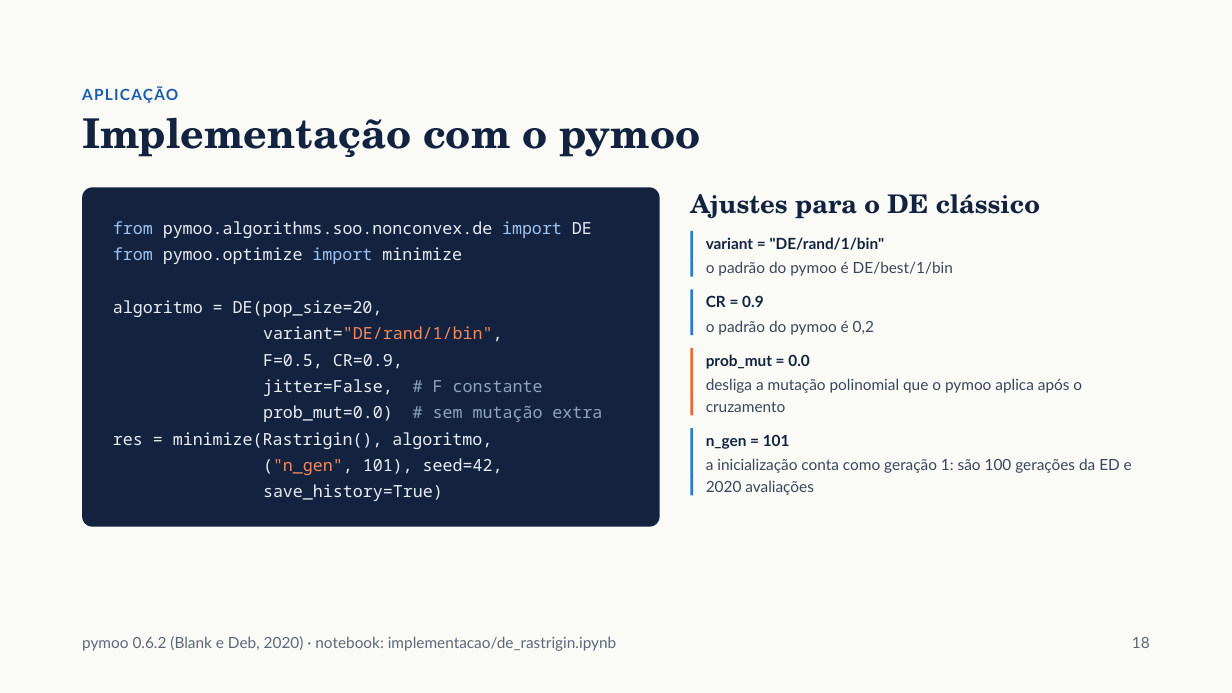
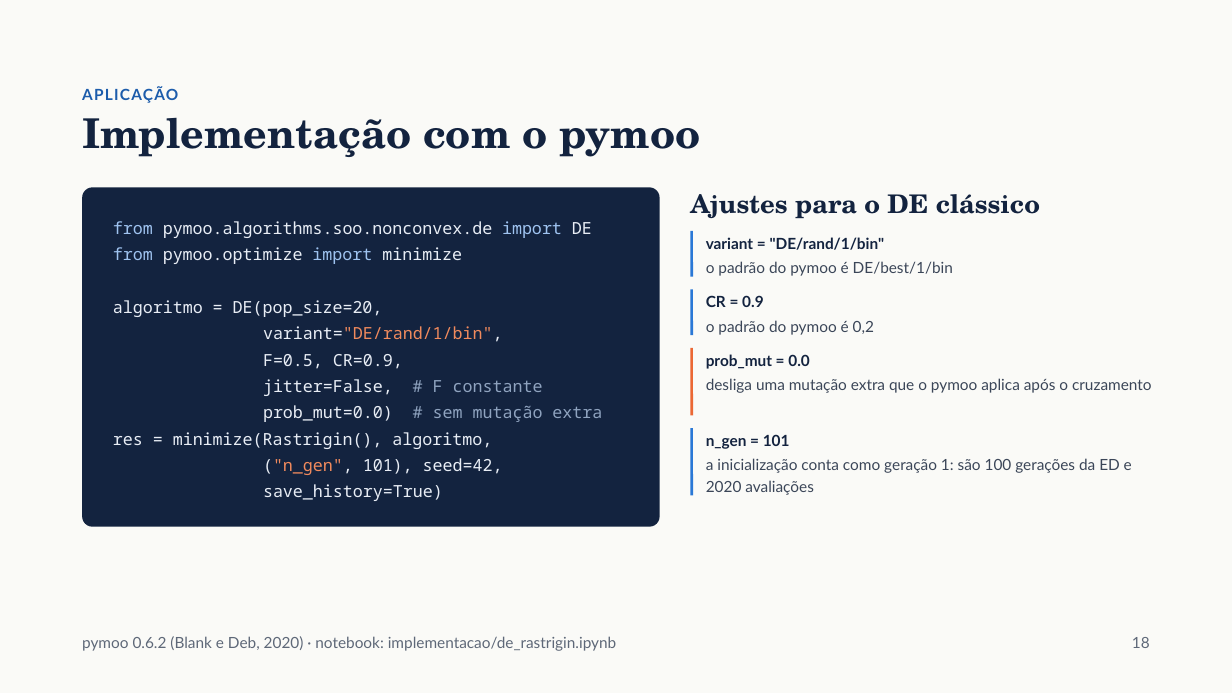
Before and after one commit to falconeee/opt-meta-heuristicas, a slide deck: slide 16 of Seminario/slides/Uma_introducao_a_Evolucao_Diferencial.pptx (slide 18 before the commit). Drawn at 1232x693 pixels with LibreOffice and Linux fonts; fonts in the diff are those of the drawing. Boxes give left, top, right and bottom in pixels: in the first picture for what was removed or moved away, otherwise in the second. Text is boxed around its words. In the diff, an @@ line names an element or a change of style, - is before the commit and + after.

```diff
--- a/Seminario/slides/Uma_introducao_a_Evolucao_Diferencial.pptx
+++ b/Seminario/slides/Uma_introducao_a_Evolucao_Diferencial.pptx
@@ text at (706,378,1152,393): text changed @@
-desliga a mutação polinomial que o pymoo aplica após o cruzamento
+desliga uma mutação extra que o pymoo aplica após o cruzamento
```
Also in this commit, not shown: 13 other slides changed, 1 slide added, 4 slides removed, 19 other files.
